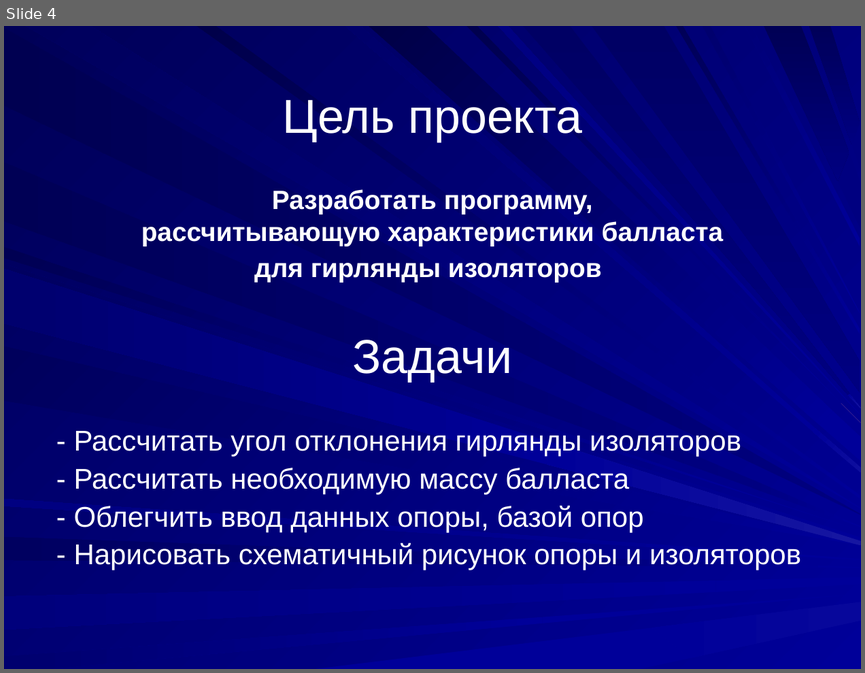
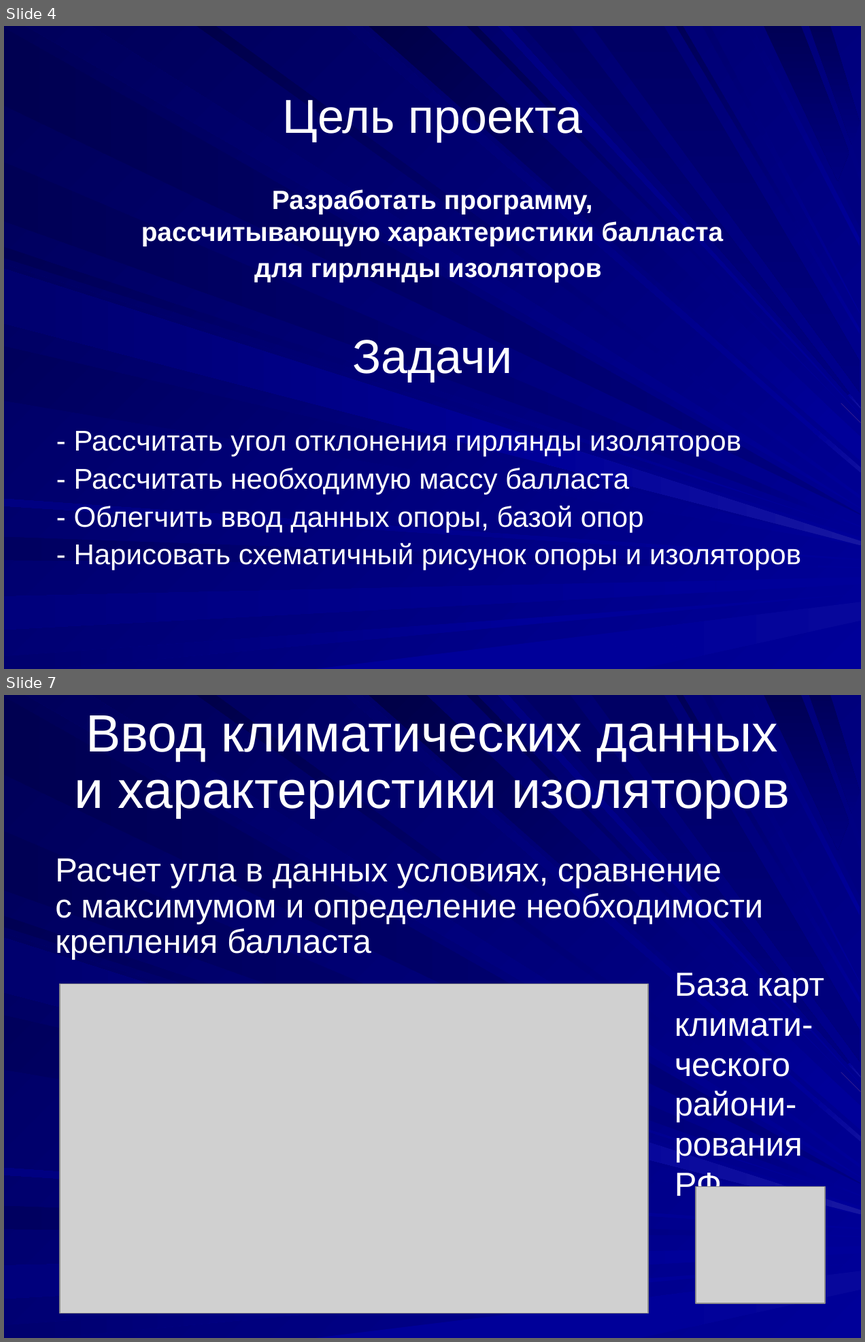
Before and after one commit to aleks311001/Project, a slide deck: Проект.ppt. Shown one above the other, each under a label of ours: slide 4 before the commit, slides 4 and 7 after it; the slides between them are not shown. The pictures are 865x673 and 865x1342 pixels, drawn with LibreOffice and Linux fonts; fonts in the diff are those of the drawing; grey boxes stand for pictures. Boxes give left, top, right and bottom in pixels: in the first picture for what was removed or moved away, otherwise in the second. Text is boxed around its words. In the diff, an @@ line names an element or a change of style, - is before the commit and + after.

```diff
--- a/Проект.ppt
+++ b/Проект.ppt
@@ slide 7 added at [4,695,861,1338], background gradient #000099 to #000057; not listed: 37 template elements that a slide beside it also shows @@
@@ title added at [75,715,789,818], 44 pt, text #FFFFFF @@
+Ввод климатических данных
+и характеристики изоляторов
@@ text added at [55,858,763,960], 28 pt, text #FFFFFF @@
+Расчет угла в данных условиях, сравнение
+с максимумом и определение необходимости крепления балласта
@@ text added at [674,972,824,1202], 28 pt, text #FFFFFF @@
+База карт климати-ческого райони-рования РФ
@@ picture added at [60,984,647,1312] @@
@@ picture added at [696,1186,825,1302] @@
```
Also in this commit, not shown: 2 slides changed, 5 other slides added, 5 slides removed, 21 other files.
